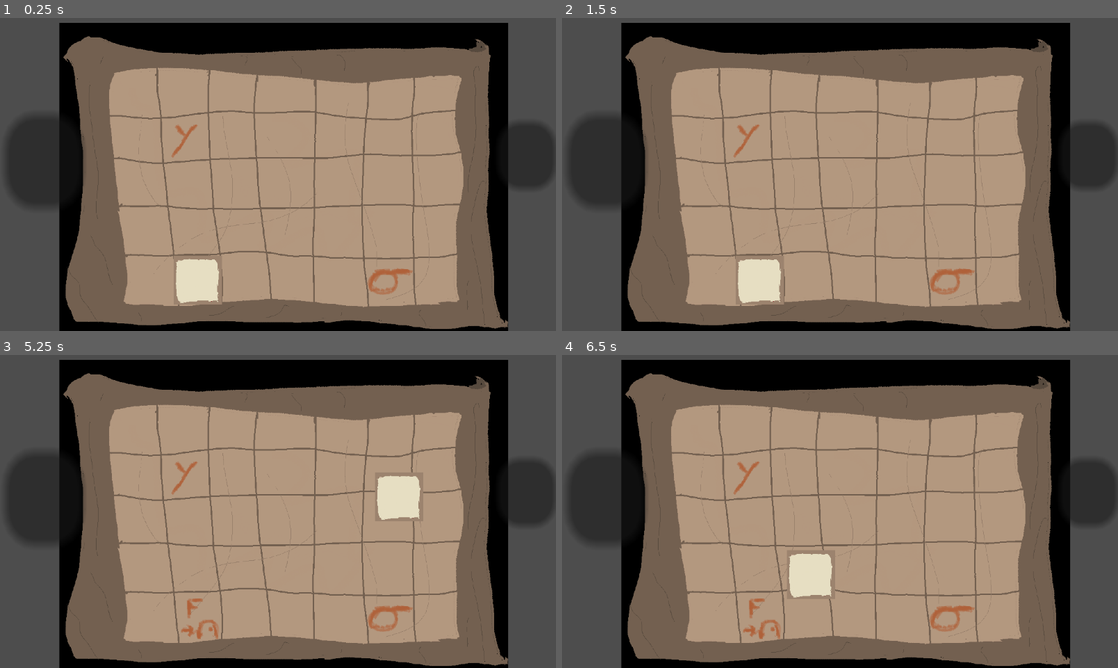
Above: before the commit, frames 1-4 (two rows, left to right).
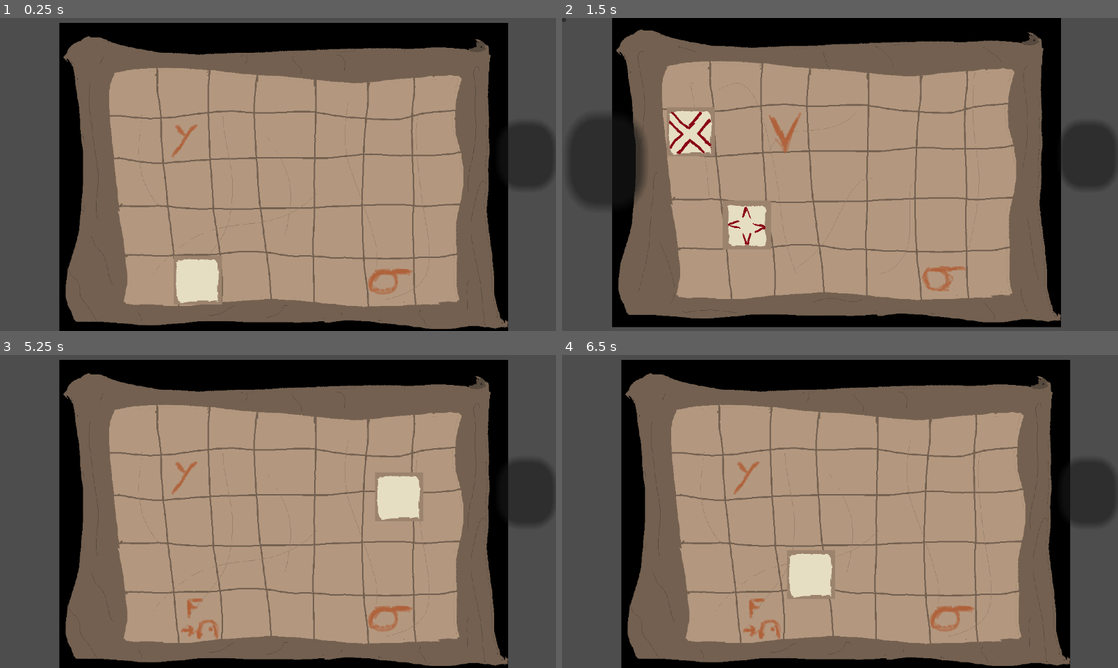
Above: after the commit, the same moments.

Repository: FlorianLesieur/UniJamTeam2Coop
Game: Godot game, scene res://Scenes/Esprit/GameSpirit.tscn
Two runs of this game, one before a commit and one after it. Both use one fixed random seed, a clock stepped at 60 frames per second and the inputs below. This scene is started directly instead of the project's main scene. The engine's default icon, where the game draws it, is replaced by a stand-in: a white triangle on a blue panel in a dark square.
Inputs (mouse positions are in pixels of both pictures, inside the frame that each line leads up to; where the layout moved, square brackets give the same spot in the first picture):
- Up to frame 1 (0.25 s): no input
- Up to frame 2 (1.5 s): click (1090, 155) at 0.5 s; click (890, 212) [762, 280] at 1.25 s
- Up to frame 3 (5.25 s): click (189, 561) [200, 617] at 2 s; click (0, 358) [200, 617] at 2.75 s; click (44, 498) at 3.5 s; click (200, 617) at 4.25 s; tap Enter at 5 s; move the mouse to (400, 495) at 5.02 s; hold Right (Right) from 5.03 s (still down); click (400, 495) at 5.17 s
- Up to frame 4 (6.5 s): release Right (Right) at 5.75 s; tap Space at 5.75 s; drag from (728, 527) to (812, 574) at 5.77 s

The runs differ from the first frame. In frame 1, 2.3% of the frame differs, in the area x 1-15%, y 32-60%; in frame 2, 25%, in the area x 0-92%, y 0-100%; in frame 3, 2.3%; in frame 4, 2.3%.
Error before the commit: Out of bounds get index '0' (on base: 'Array[RoomSpirit]') (res://Scripts/Esprit/GameSpirit.gd:13)

Commit message:
Début room2

Diff:
--- a/Scenes/Esprit/GameSpirit.tscn
+++ b/Scenes/Esprit/GameSpirit.tscn
@@ -6,6 +6,9 @@
 [ext_resource type="Texture2D" uid="uid://b2onp7e1qovco" path="res://Assets/Esprit/Pillars/White_Pillar_Top.png" id="4_3ahv2"]
 [ext_resource type="Texture2D" uid="uid://hjltqpd7olgc" path="res://Assets/icon.svg" id="4_tldpl"]
 [ext_resource type="Script" uid="uid://dq8d15t07mjj" path="res://Scripts/Esprit/Piece.gd" id="5_3ahv2"]
+[ext_resource type="Texture2D" uid="uid://i76a5i82rd2h" path="res://Assets/Esprit/Maps/Map_2.png" id="6_tldpl"]
+[ext_resource type="Texture2D" uid="uid://d1dd4cmxnbjne" path="res://Assets/Esprit/Pillars/X_Pillar_Top.png" id="8_fhdtl"]
+[ext_resource type="Texture2D" uid="uid://ce5xacky5r3rb" path="res://Assets/Esprit/Pillars/Diamond_Pillar_Top.png" id="9_8ol5l"]
 
 [sub_resource type="Gradient" id="Gradient_c0dwe"]
 offsets = PackedFloat32Array(0.006024096, 0.43975905, 0.48795182, 1)
@@ -14,7 +17,7 @@
 [sub_resource type="GradientTexture1D" id="GradientTexture1D_jyycw"]
 gradient = SubResource("Gradient_c0dwe")
 
-[node name="GameSpirit" type="Control" unique_id=1736079434]
+[node name="GameSpirit" type="Control" unique_id=1736079434 node_paths=PackedStringArray("rooms")]
 layout_mode = 3
 anchors_preset = 15
 anchor_right = 1.0
@@ -22,6 +25,7 @@
 grow_horizontal = 2
 grow_vertical = 2
 script = ExtResource("1_3utc4")
+rooms = [NodePath("Room1"), NodePath("Room2"), NodePath("RoomSpirit3")]
 
 [node name="Sprite2D" type="Sprite2D" parent="." unique_id=1940475652]
 visible = false
@@ -30,6 +34,7 @@
 texture = SubResource("GradientTexture1D_jyycw")
 
 [node name="Room1" parent="." unique_id=522636664 node_paths=PackedStringArray("pieces") instance=ExtResource("2_3ahv2")]
+visible = false
 layout_mode = 1
 pieces = [NodePath("White_Pillar")]
 keys = Array[Vector2]([Vector2(-10, -20)])
@@ -66,40 +71,55 @@
 texture = ExtResource("4_3ahv2")
 
 [node name="Room2" parent="." unique_id=804344434 node_paths=PackedStringArray("pieces") instance=ExtResource("2_3ahv2")]
-visible = false
 layout_mode = 1
-pieces = [NodePath("Piece"), NodePath("Piece2"), NodePath("Piece3")]
+pieces = [NodePath("Diamond"), NodePath("Piece2"), NodePath("Piece3")]
 keys = Array[Vector2]([Vector2(300, 250), Vector2(700, 250), Vector2(0, 0)])
 
+[node name="Map2" type="Sprite2D" parent="Room2" unique_id=2039060626]
+position = Vector2(569, 318)
+scale = Vector2(0.8, 0.8)
+texture = ExtResource("6_tldpl")
+
 [node name="Sprite2D4" type="Sprite2D" parent="Room2" unique_id=724058428]
-position = Vector2(300, 250)
-texture = ExtResource("4_tldpl")
-
-[node name="Sprite2D5" type="Sprite2D" parent="Room2" unique_id=368042144]
-position = Vector2(700, 250)
+position = Vector2(-97, 356)
 texture = ExtResource("4_tldpl")
 
 [node name="Piece2" type="Button" parent="Room2" unique_id=1560612433]
 layout_mode = 0
 offset_left = 631.0
 offset_top = 352.0
-offset_right = 767.0
-offset_bottom = 488.0
-icon = ExtResource("4_tldpl")
+offset_right = 731.0
+offset_bottom = 452.0
 flat = true
 script = ExtResource("5_3ahv2")
 metadata/_custom_type_script = "uid://dq8d15t07mjj"
 
-[node name="Piece" type="Button" parent="Room2" unique_id=780075951]
+[node name="TextureRect" type="TextureRect" parent="Room2/Piece2" unique_id=1950855557]
 layout_mode = 0
-offset_left = 250.0
-offset_top = 375.0
-offset_right = 386.0
-offset_bottom = 511.0
-icon = ExtResource("4_tldpl")
+offset_left = -414.0
+offset_top = -167.0
+offset_right = 353.0
+offset_bottom = 609.0
+scale = Vector2(0.13, 0.13)
+texture = ExtResource("8_fhdtl")
+
+[node name="Diamond" type="Button" parent="Room2" unique_id=780075951]
+layout_mode = 0
+offset_left = 342.0
+offset_top = 378.0
+offset_right = 442.0
+offset_bottom = 478.0
 flat = true
 script = ExtResource("5_3ahv2")
 metadata/_custom_type_script = "uid://dq8d15t07mjj"
+
+[node name="TextureRect" type="TextureRect" parent="Room2/Diamond" unique_id=111133853]
+layout_mode = 0
+offset_left = -9.0
+offset_right = 758.0
+offset_bottom = 776.0
+scale = Vector2(0.13, 0.13)
+texture = ExtResource("9_8ol5l")
 
 [node name="Piece3" type="Button" parent="Room2" unique_id=1239340210]
 layout_mode = 0
--- a/Scripts/Esprit/GameSpirit.gd
+++ b/Scripts/Esprit/GameSpirit.gd
@@ -18,7 +18,6 @@
 func _process(delta: float) -> void:
 	if (rooms[indice].all_placed()&&indice<len(rooms)-1):
 		rooms[indice].show_next_button()
-
 func move_to_prev():
 	rooms[indice].visible=false
 	indice-=1
Not shown, added: Assets/Esprit/Maps/Map_2.png.import
Not shown, added: Assets/Esprit/Maps/Map_3.png.import
